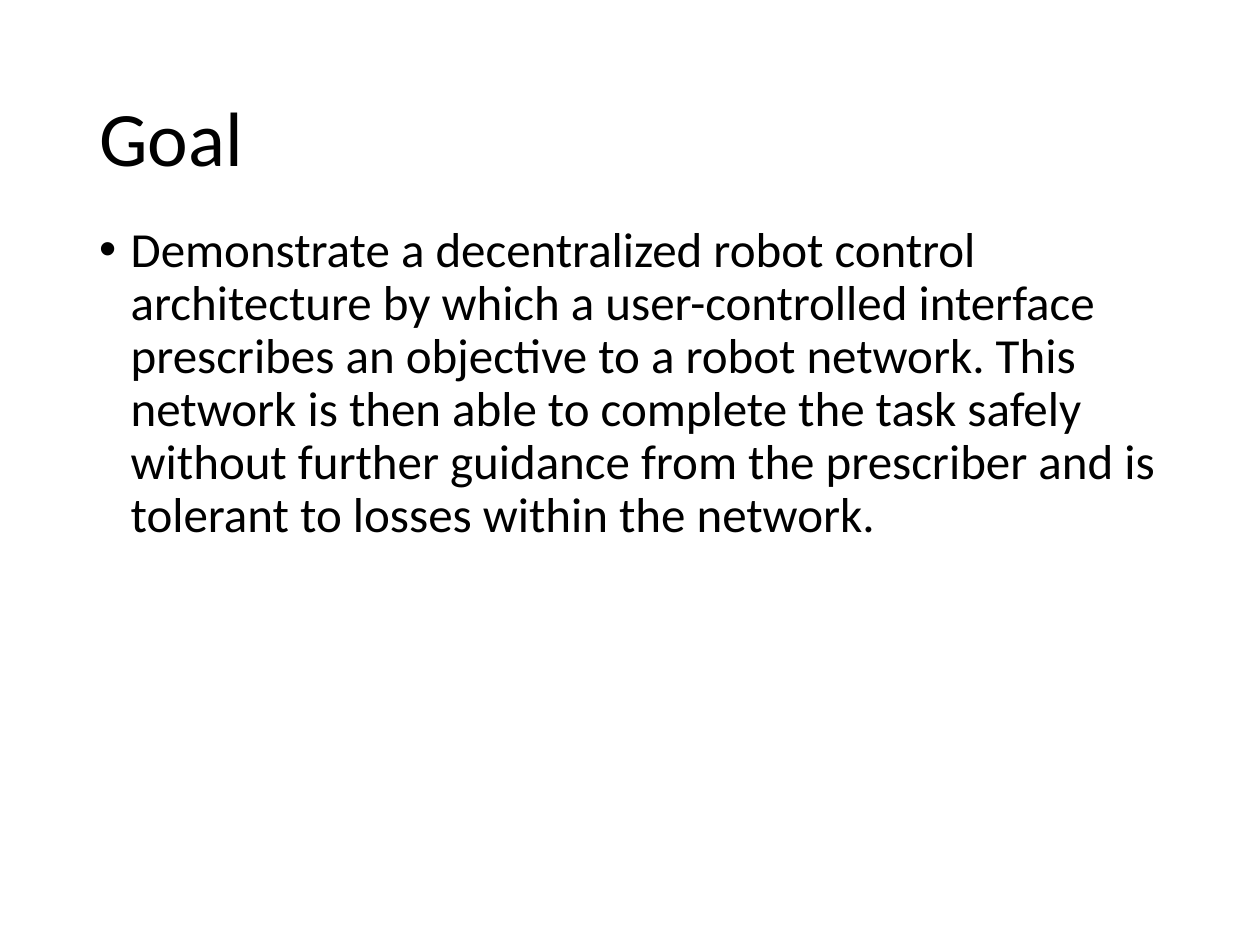
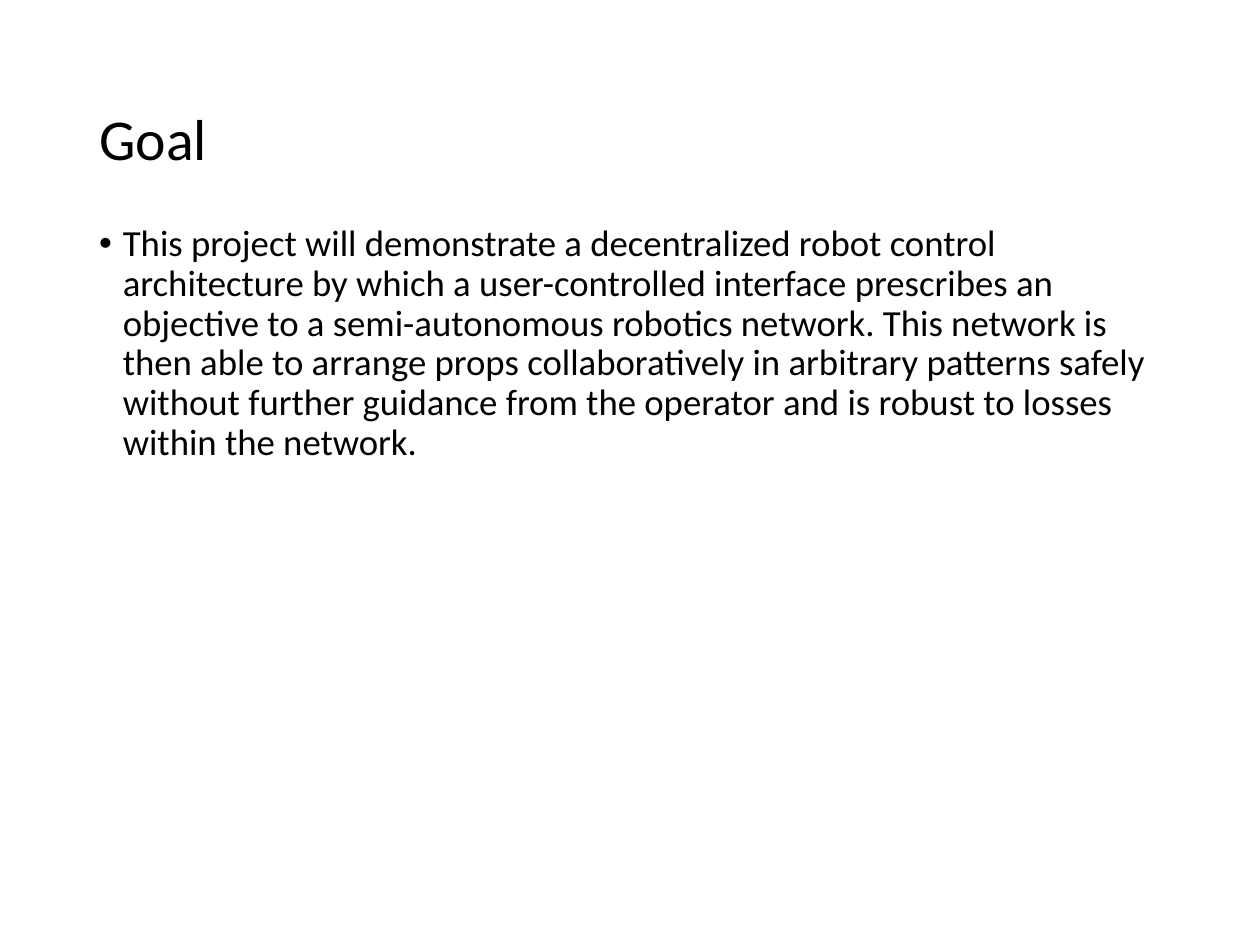
Before and after one commit to gestalt-arch/gestalt-arch, a slide deck: slide 3 of docs/project-spec.pptm. Drawn at 1260x945 pixels with LibreOffice and Linux fonts; fonts in the diff are those of the drawing. Boxes give left, top, right and bottom in pixels: in the first picture for what was removed or moved away, otherwise in the second. Text is boxed around its words. In the diff, an @@ line names an element or a change of style, - is before the commit and + after.

Commit message:
Updated project-spec and included PDF for viewability

```diff
--- a/docs/project-spec.pptm
+++ b/docs/project-spec.pptm
@@ title "Goal" at [99,120,207,161]: size 44 to 33 pt @@
@@ text at [123,230,1144,456]: text changed; size 28 to 21 pt @@
-• Demonstrate a decentralized robot control architecture by which a user-controlled interface prescribes an objective to a robot network. This network is then able to complete the task safely without further guidance from the prescriber and is tolerant to losses within the network.
+• This project will demonstrate a decentralized robot control architecture by which a user-controlled interface prescribes an objective to a semi-autonomous robotics network. This network is then able to arrange props collaboratively in arbitrary patterns safely without further guidance from the operator and is robust to losses within the network.
```
Also in this commit, not shown: 8 other slides changed, 1 slide added, 1 other file.
